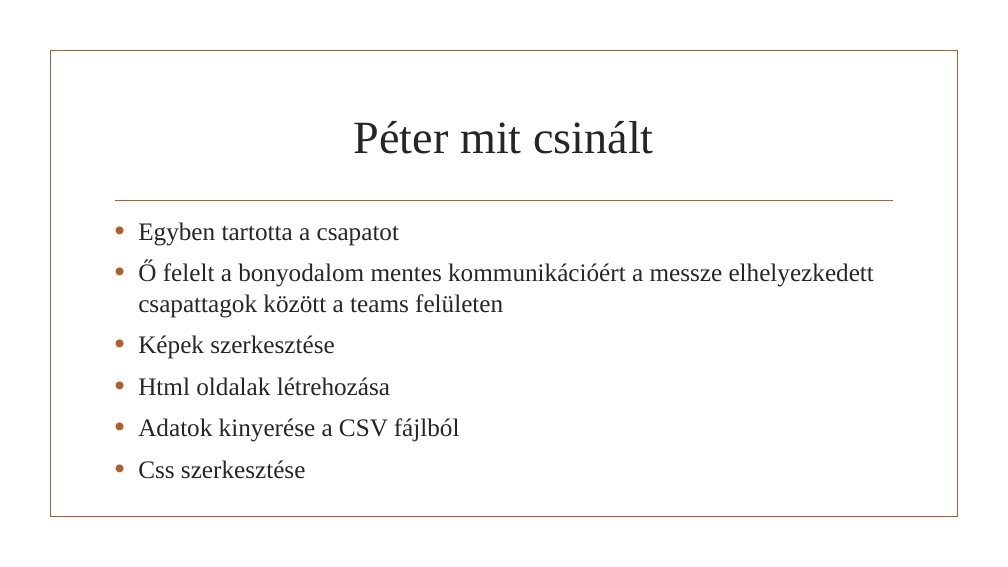
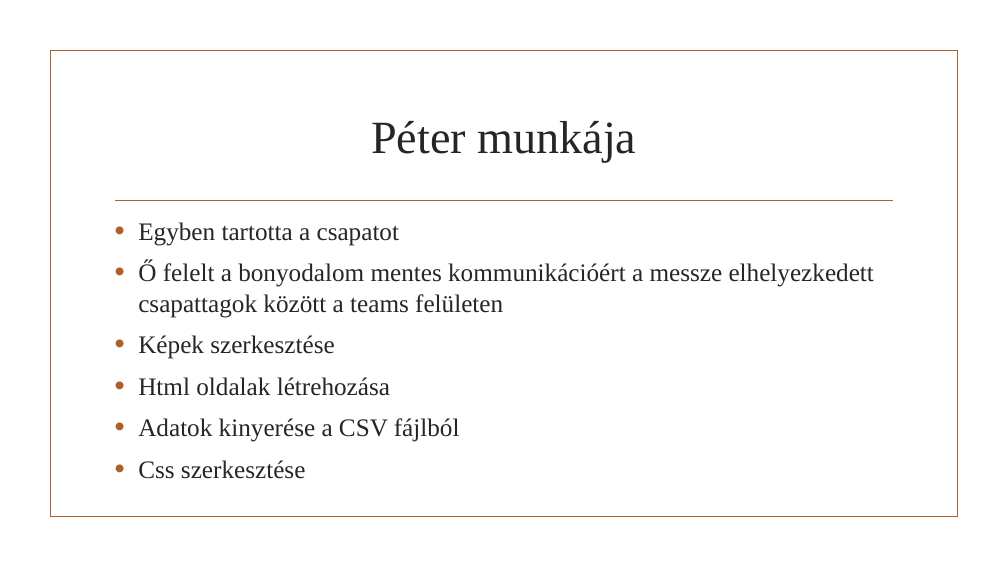
Before and after one commit to baranyidaniel/IKTProjwPeter, a slide deck: slide 3 of IKTProjwPeter.pptx. Drawn at 1008x567 pixels with LibreOffice and Linux fonts; fonts in the diff are those of the drawing; background and template pictures are left out. Boxes give left, top, right and bottom in pixels: in the first picture for what was removed or moved away, otherwise in the second. Text is boxed around its words. In the diff, an @@ line names an element or a change of style, - is before the commit and + after.

```diff
--- a/IKTProjwPeter.pptx
+++ b/IKTProjwPeter.pptx
@@ title at [371,121,636,162]: text changed @@
-Péter mit csinált
+Péter munkája
```
Also in this commit, not shown: 3 other slides changed.
